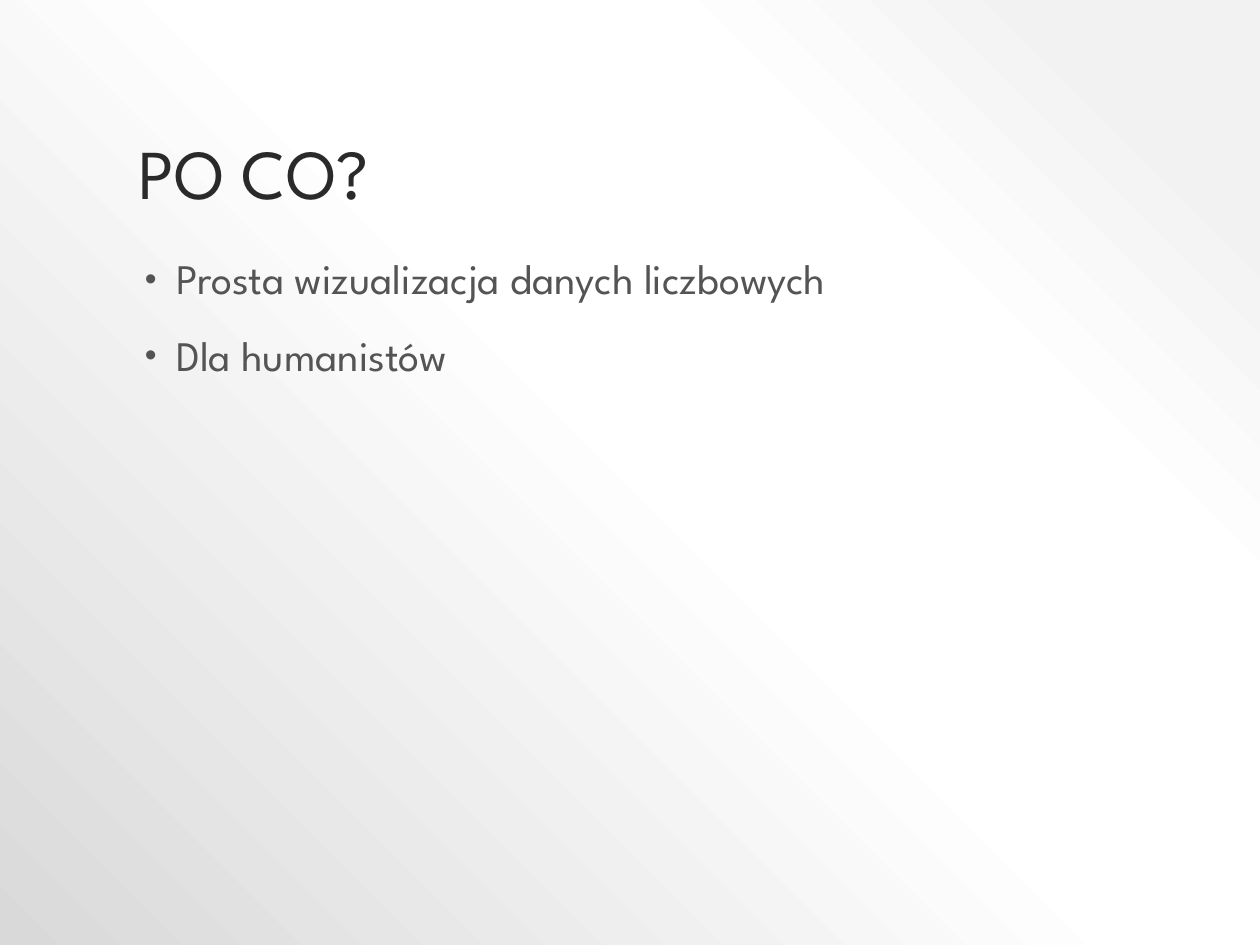
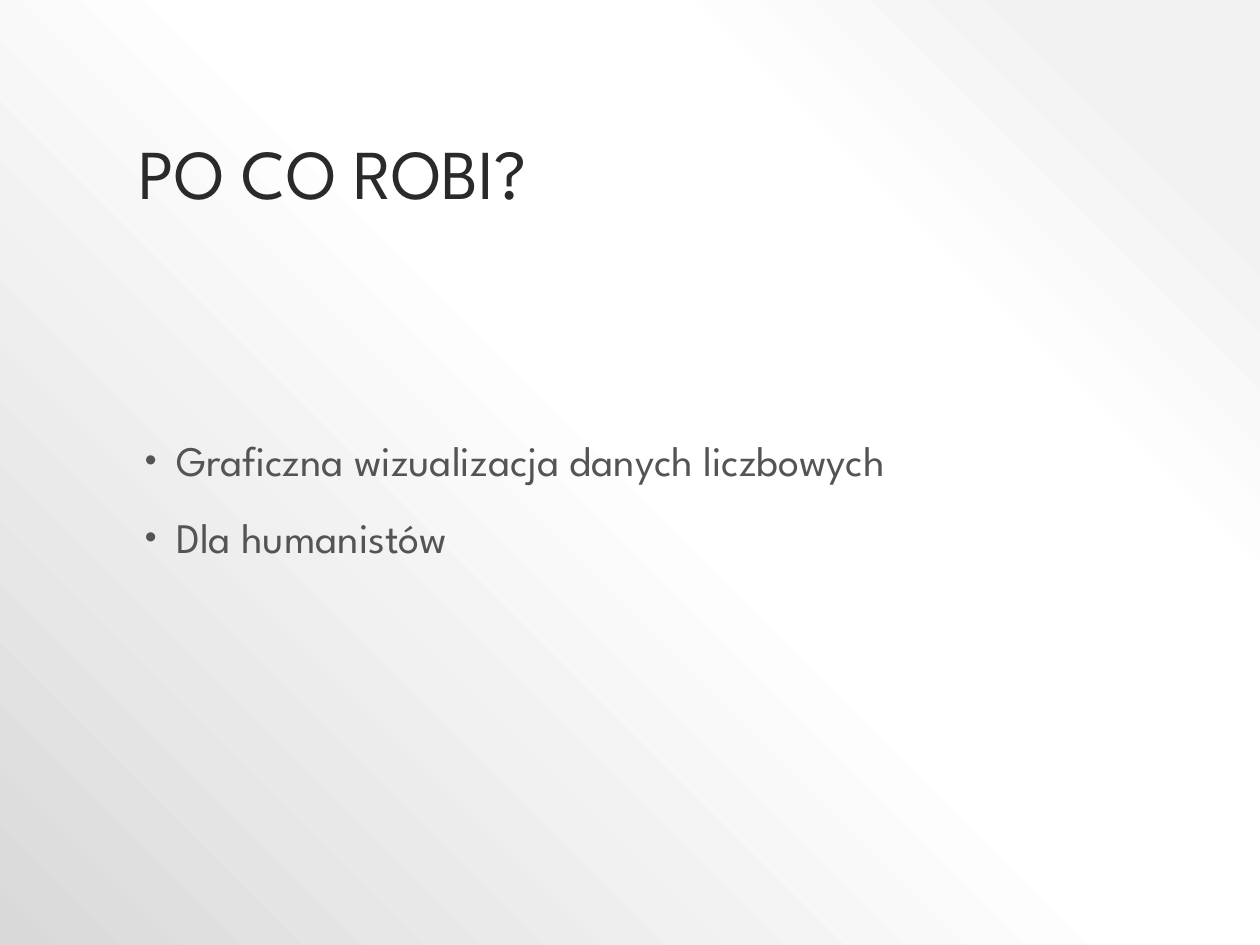
Before and after one commit to Adrian94F/DataDraw, a slide deck: slide 2 of DataDraw.pptx. Drawn at 1260x945 pixels with LibreOffice and Linux fonts; fonts in the diff are those of the drawing. Boxes give left, top, right and bottom in pixels: in the first picture for what was removed or moved away, otherwise in the second. Text is boxed around its words. In the diff, an @@ line names an element or a change of style, - is before the commit and + after.

```diff
--- a/DataDraw.pptx
+++ b/DataDraw.pptx
@@ title at (138,152,527,200): text changed @@
-PO CO?
+PO CO ROBI?
@@ text "Graficzna wizualizacja danych liczbowych" at (176,446,884,554): vertical alignment top to middle @@
@@ text at (176,446,884,485): text changed @@
-• Prosta wizualizacja danych liczbowych
+• Graficzna wizualizacja danych liczbowych
```
Also in this commit, not shown: 1 other slide changed, 3 slides added, 2 slides removed.
